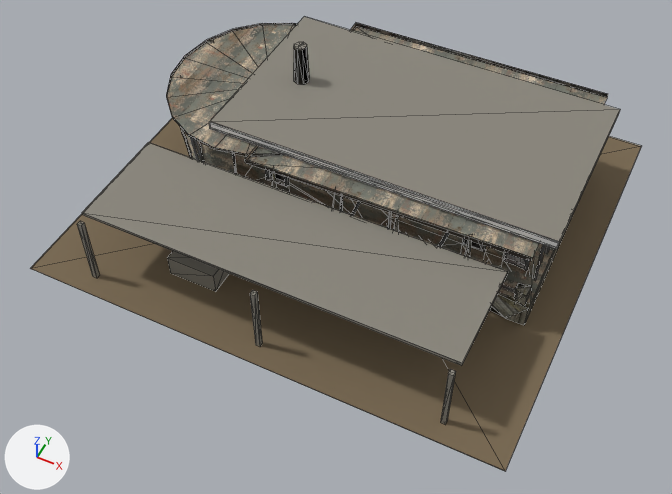
The glTF model assets/dist/dweller_building_workshop/lod0.glb: old version first, new version second.
Before and after are seen from a camera (50 mm lens) standing at (12.3, -26.5, 29.8) and looking at (0.6, -3.0, 0.5). The lights are fixed; the arrows at lower left show +X, +Y and +Z. The older version comes first. Mesh edges are drawn as thin lines. Vertices at exactly the same position are counted once.

In view in the first picture: 'dweller_building_workshop'.
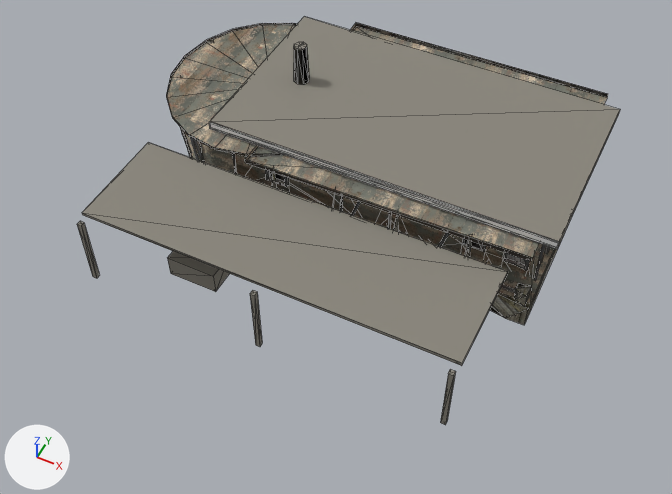
What differs and where, as boxes (x1, y1, x2, y2) in the pictures (672 x 494 px; the box of a moved part takes in the faces that stretch with it):
'dweller_building_workshop', reshaped (11% narrower, 10% shorter)
    before: (31, 17, 641, 471)
    after: (77, 17, 620, 425)
part 1 of me_dweller_building_workshop, deleted (brown)
    before: (31, 118, 641, 471)
part 2 of me_dweller_building_workshop, moved or reshaped (mostly hidden)
    both: (352, 200, 545, 275)

The change, as a diff of the scene's bpy script:
```diff
--- a/assets/dist/dweller_building_workshop/lod0.glb.py
+++ b/assets/dist/dweller_building_workshop/lod0.glb.py
@@ me_dweller_building_workshop @@
 # used by ob_dweller_building_workshop; location = (0.0, 0.0, 0.0)
-me_dweller_building_workshop.from_pydata(...)  # 1168 vertices, 1867 faces; spans x -10.5..10.5, y -9.5..9.5, z 0.0..6.2
-me_dweller_building_workshop.materials.append(mat_dirt)  # brown #7a6a52
+me_dweller_building_workshop.from_pydata(...)  # 1167 vertices, 1866 faces; spans x -9.3..9.4, y -8.7..8.7, z 0.0..6.2
+# me_dweller_building_workshop part 1: the loose piece of 8 vertices spanning x -10.5..10.5, y -9.5..9.5, z 0.0 is deleted
+# me_dweller_building_workshop part 2
+# 5 vertices are removed from x -2.3..5.2, y -1.7..6.7, z 0.6..4.2
+# 61 faces are deleted
+# 12 vertices are added at x -9.0..8.7, y -3.3..6.5, z 0.6..4.2
+# 8 new faces join them, mat_frame_wood (picture img_frame_wood_diffuse)
+# 23 new faces join them, mat_plank_grey (picture img_plank_grey_diffuse)
+# 41 new faces join them, mat_wall_paint (picture img_wall_paint_diffuse)
 me_dweller_building_workshop.materials.append(mat_frame_wood)
```
